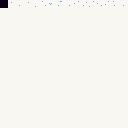
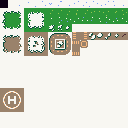
The second 128 x 128 image is a revision of the first. Changes to its layers:
removed layer "Ebene" over box(0, 2, 128, 112)
renamed "Hintergrund" to "world_tiles.bmp", painted on it over box(0, 2, 128, 112)
